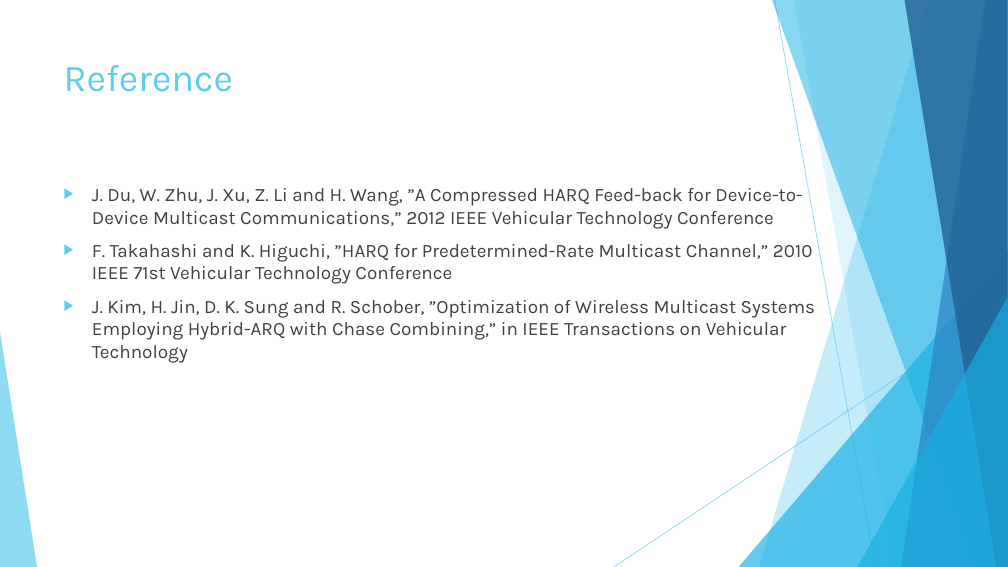
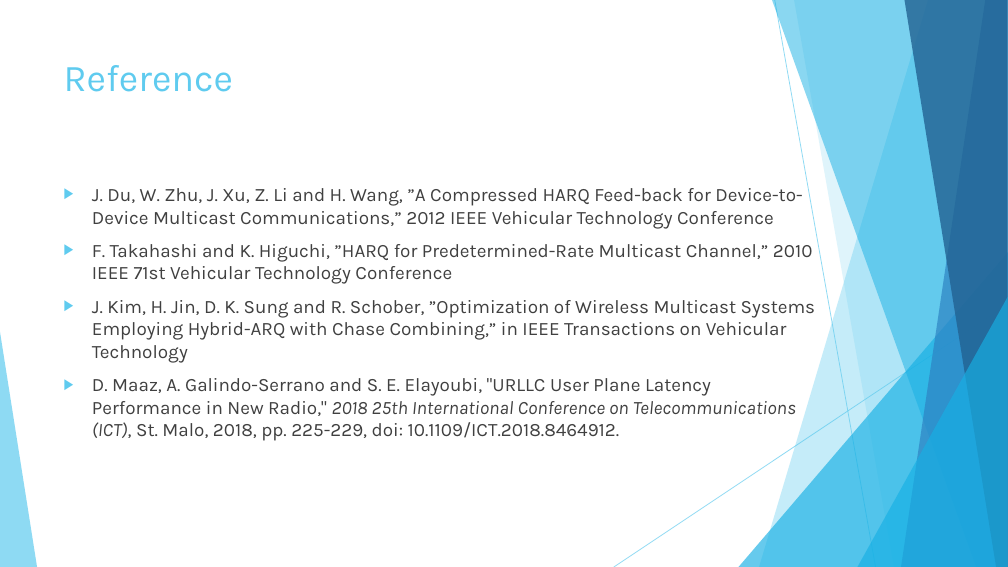
Before and after one commit to hungchun0201/Reliable_multicast_simulation, a slide deck: slide 34 of Final_project_reliable_multicast_retransmission_scheme.pptx (slide 27 before the commit). Drawn at 1008x567 pixels with LibreOffice and Linux fonts; fonts in the diff are those of the drawing. Boxes give left, top, right and bottom in pixels: in the first picture for what was removed or moved away, otherwise in the second. Text is boxed around its words. In the diff, an @@ line names an element or a change of style, - is before the commit and + after.

```diff
--- a/Final_project_reliable_multicast_retransmission_scheme.pptx
+++ b/Final_project_reliable_multicast_retransmission_scheme.pptx
@@ text at (92,378,796,441): paragraph added @@
+▶ D. Maaz, A. Galindo-Serrano and S. E. Elayoubi, "URLLC User Plane Latency Performance in New Radio," 2018 25th International Conference on Telecommunications (ICT), St. Malo, 2018, pp. 225-229, doi: 10.1109/ICT.2018.8464912.
```
Also in this commit, not shown: 13 other slides changed, 13 slides added, 4 slides removed, 14 other files.
